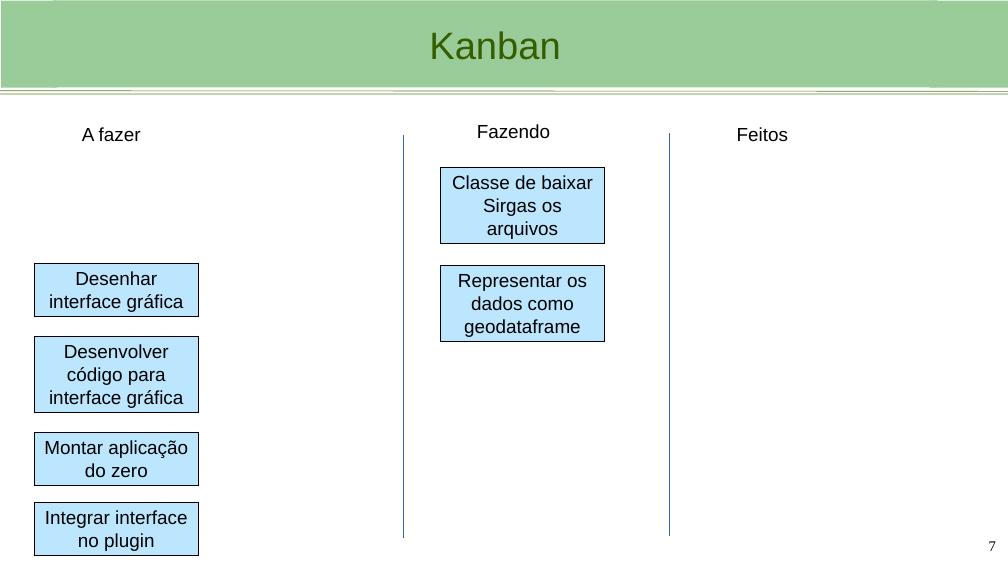
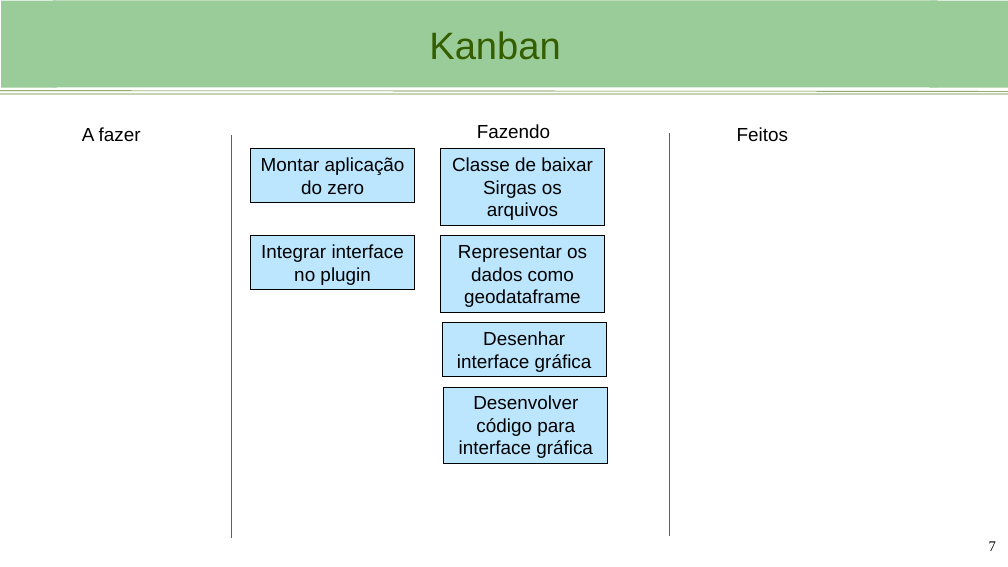
Before and after one commit to albenyfjaa/progcart, a slide deck: slide 7 of projeto_2_geopandas/docs/projeto2.pptx. Drawn at 1008x567 pixels with LibreOffice and Linux fonts; fonts in the diff are those of the drawing; background and template pictures are left out. Boxes give left, top, right and bottom in pixels: in the first picture for what was removed or moved away, otherwise in the second. Text is boxed around its words. In the diff, an @@ line names an element or a change of style, - is before the commit and + after.

```diff
--- a/projeto_2_geopandas/docs/projeto2.pptx
+++ b/projeto_2_geopandas/docs/projeto2.pptx
@@ line moved from (404, 135) - (404, 538) to (231, 135) - (231, 538) @@
@@ rectangle "Montar aplicação do zero": place and size @@
-rectangle "Montar aplicação do zero" at [35,433,199,486]
+rectangle "Montar aplicação do zero" at [251,149,415,203]
@@ rectangle "Classe de baixar Sirgas os ...": place and size @@
-rectangle "Classe de baixar Sirgas os ..." at [441,167,605,243]
+rectangle "Classe de baixar Sirgas os ..." at [441,149,605,225]
@@ rectangle "Integrar interface no plugin": place and size @@
-rectangle "Integrar interface no plugin" at [35,502,199,556]
+rectangle "Integrar interface no plugin" at [251,236,415,290]
@@ rectangle "Representar os dados como geodataframe": place and size @@
-rectangle "Representar os dados como geodataframe" at [441,265,605,342]
+rectangle "Representar os dados como geodataframe" at [441,236,605,312]
@@ rectangle "Desenhar interface gráfica": place and size @@
-rectangle "Desenhar interface gráfica" at [35,263,199,317]
+rectangle "Desenhar interface gráfica" at [442,323,606,377]
@@ rectangle "Desenvolver código para interface gráfica": place and size @@
-rectangle "Desenvolver código para interface gráfica" at [35,337,199,413]
+rectangle "Desenvolver código para interface gráfica" at [444,387,608,464]
```
Also in this commit, not shown: 6 other files.
